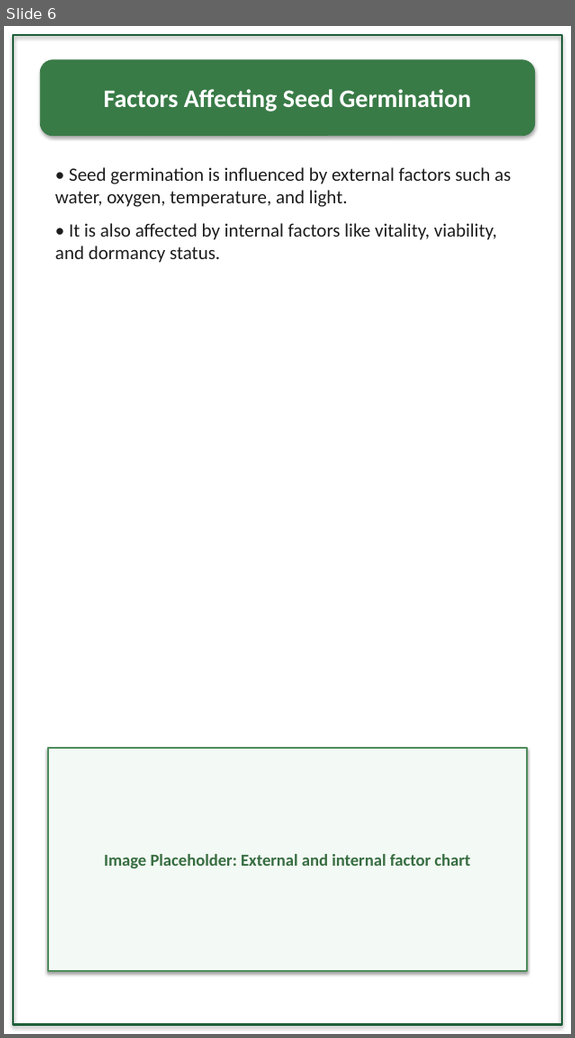
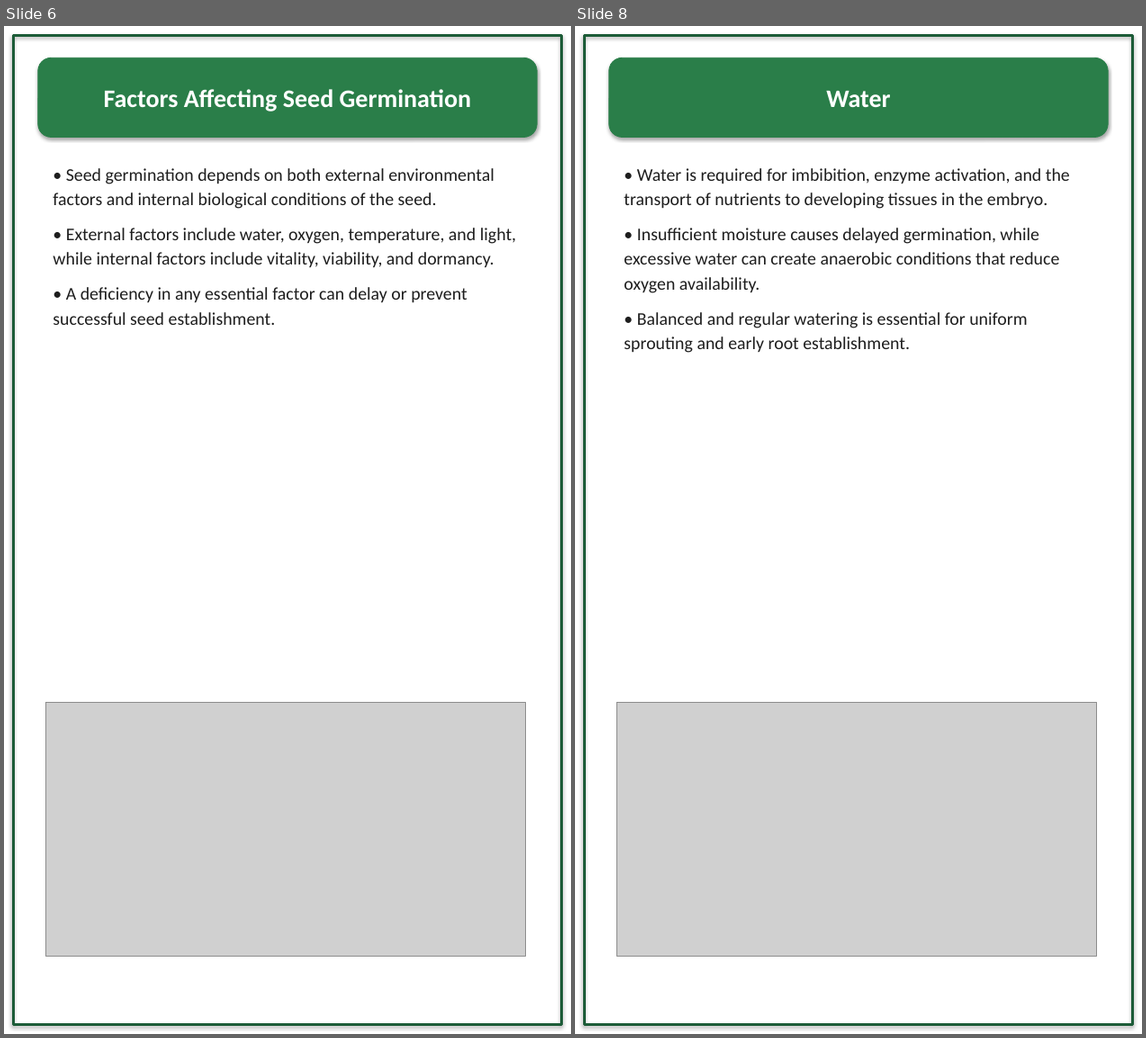
Before and after one commit to rpraut2008-stack/Vinsmoke, a slide deck: Effects_of_Urea_on_Plant_Growth.pptx. Shown side by side, each under a label of ours: slide 6 before the commit, slides 6 and 8 after it; the slides between them are not shown. The pictures are 575x1038 and 1146x1038 pixels, drawn with LibreOffice and Linux fonts; fonts in the diff are those of the drawing; grey boxes stand for pictures. Boxes give left, top, right and bottom in pixels: in the first picture for what was removed or moved away, otherwise in the second. Text is boxed around its words. In the diff, an @@ line names an element or a change of style, - is before the commit and + after.

```diff
--- a/Effects_of_Urea_on_Plant_Growth.pptx
+++ b/Effects_of_Urea_on_Plant_Growth.pptx
@@ slide 8 added at <box>575,26,1142,1034</box>, background #FFFFFF @@
@@ rectangle added at <box>584,35,1133,1025</box>, outline #1D5C38 2.5 pt @@
@@ rounded rectangle added at <box>609,58,1108,137</box>, fill #2A7E49, outline #2A7E49 0.75 pt, 24 pt, text #FFFFFF, bold @@
+Water
@@ text added at <box>624,168,1070,353</box>, 17 pt, text #1E1E1E @@
+• Water is required for imbibition, enzyme activation, and the transport of nutrients to developing tissues in the embryo.
+• Insufficient moisture causes delayed germination, while excessive water can create anaerobic conditions that reduce oxygen availability.
+• Balanced and regular watering is essential for uniform sprouting and early root establishment.
@@ picture added at <box>616,703,1097,956</box> @@
@@ slide 6 changed as well @@
@@ rectangle at <box>13,35,562,1025</box>: outline #1F5F3A 2.2 pt to #1D5C38 2.5 pt @@
@@ rounded rectangle "Factors Affecting Seed Germination" at <box>38,58,537,137</box>: fill #397B47 to #2A7E49; outline #397B47 0.75 pt to #2A7E49 0.75 pt @@
@@ text at <box>53,168,516,325</box>: text changed; size 18 to 17 pt; text colour #1D1D1D to #1E1E1E @@
-• Seed germination is influenced by external factors such as water, oxygen, temperature, and light.
-• It is also affected by internal factors like vitality, viability, and dormancy status.
+• Seed germination depends on both external environmental factors and internal biological conditions of the seed.
+• External factors include water, oxygen, temperature, and light, while internal factors include vitality, viability, and dormancy.
+• A deficiency in any essential factor can delay or prevent successful seed establishment.
@@ picture added at <box>45,703,526,956</box> @@
@@ rectangle removed at <box>48,748,527,971</box> @@
-Image Placeholder: External and internal factor chart
```
Also in this commit, not shown: 10 other slides changed, 11 other slides added, 12 slides removed.
